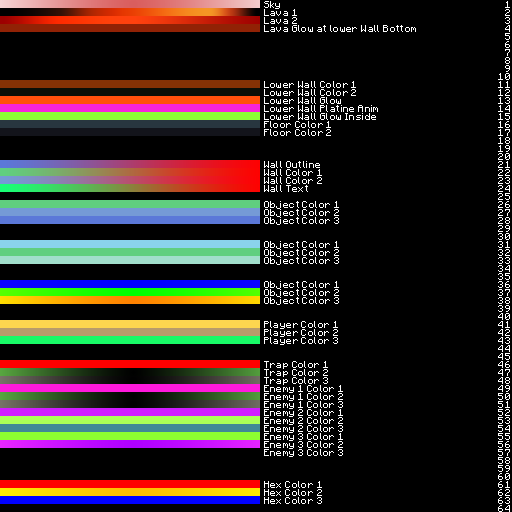
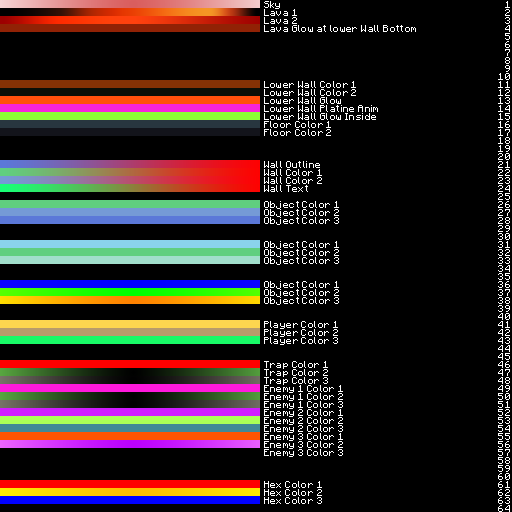
Layered file, before and after one edit (512px x 512px). Changes by layer:
painted on "Rectangle 1" (11th of 13, in "Enemy Sphere") over [0, 432, 260, 440]
painted on "Rectangle 1 copy" (11th of 13, in "Enemy Sphere") over [0, 440, 260, 448]
